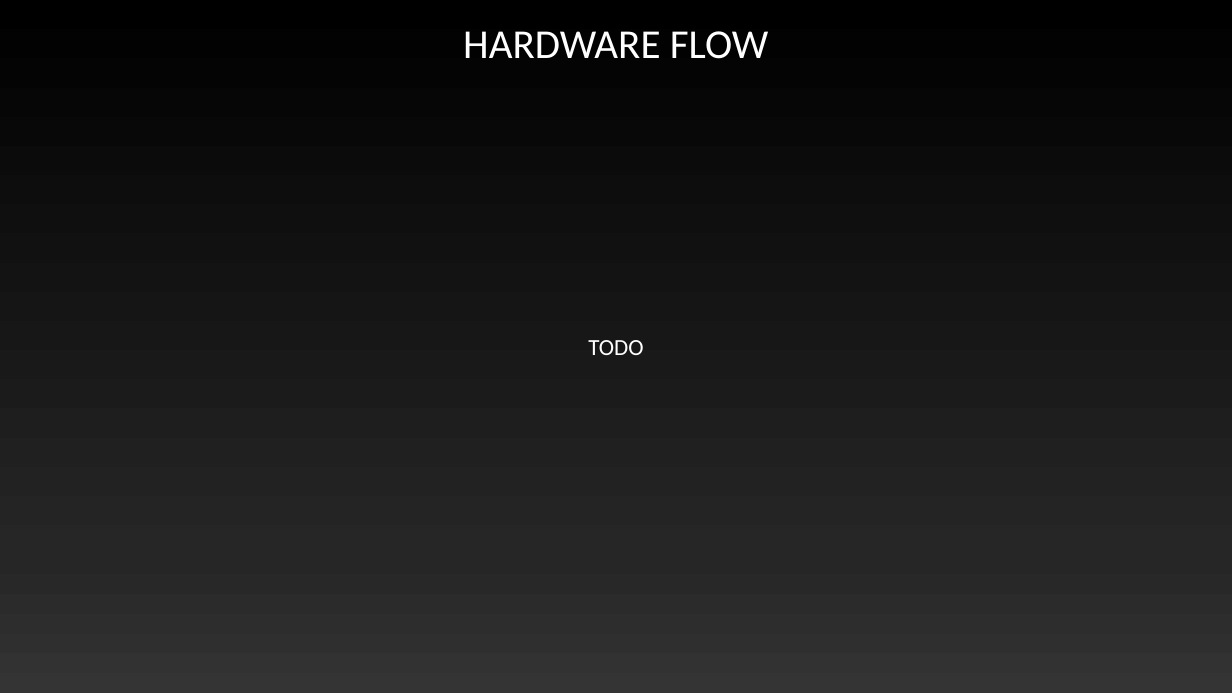
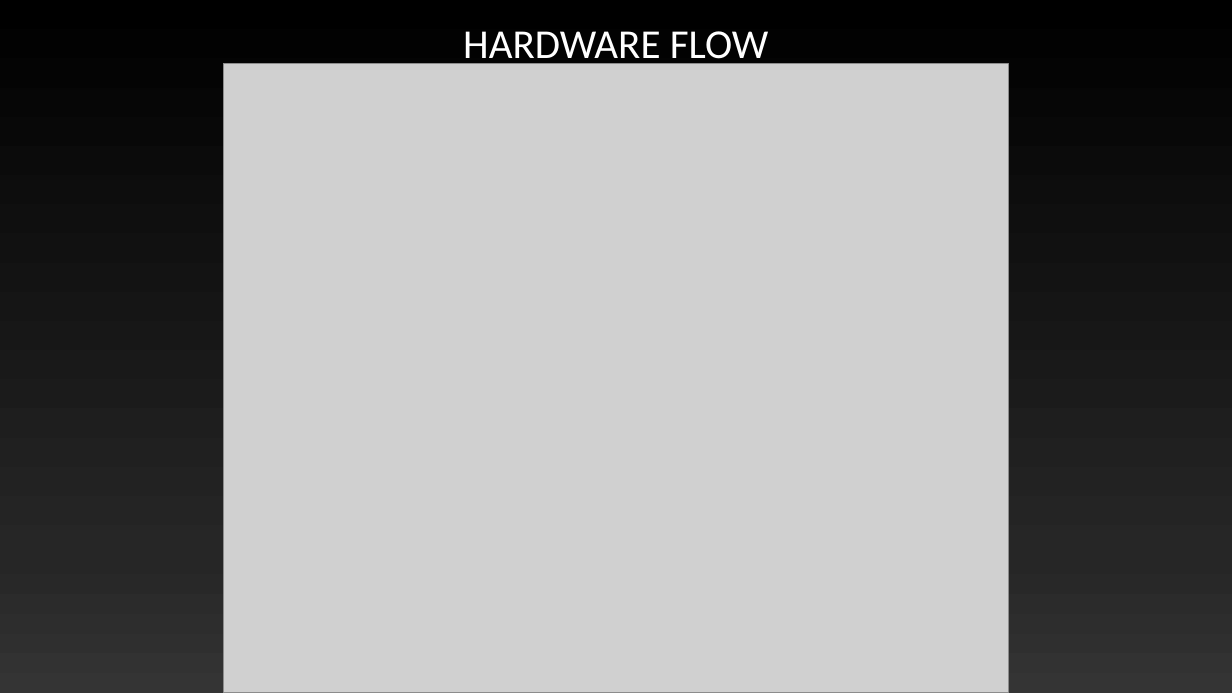
Before and after one commit to Maximus32/Reconfig-Canny, a slide deck: slide 14 of Deliverables/Canny edge detection – fpga speedup.pptx. Drawn at 1232x693 pixels with LibreOffice and Linux fonts; fonts in the diff are those of the drawing; grey boxes stand for pictures. Boxes give left, top, right and bottom in pixels: in the first picture for what was removed or moved away, otherwise in the second. Text is boxed around its words. In the diff, an @@ line names an element or a change of style, - is before the commit and + after.

Commit message:
added hardware layout

```diff
--- a/Deliverables/Canny edge detection – fpga speedup.pptx
+++ b/Deliverables/Canny edge detection – fpga speedup.pptx
@@ picture added at (x1=224, y1=64, x2=1008, y2=693) @@
@@ text removed at (x1=588, y1=340, x2=643, y2=355) @@
-TODO
```
